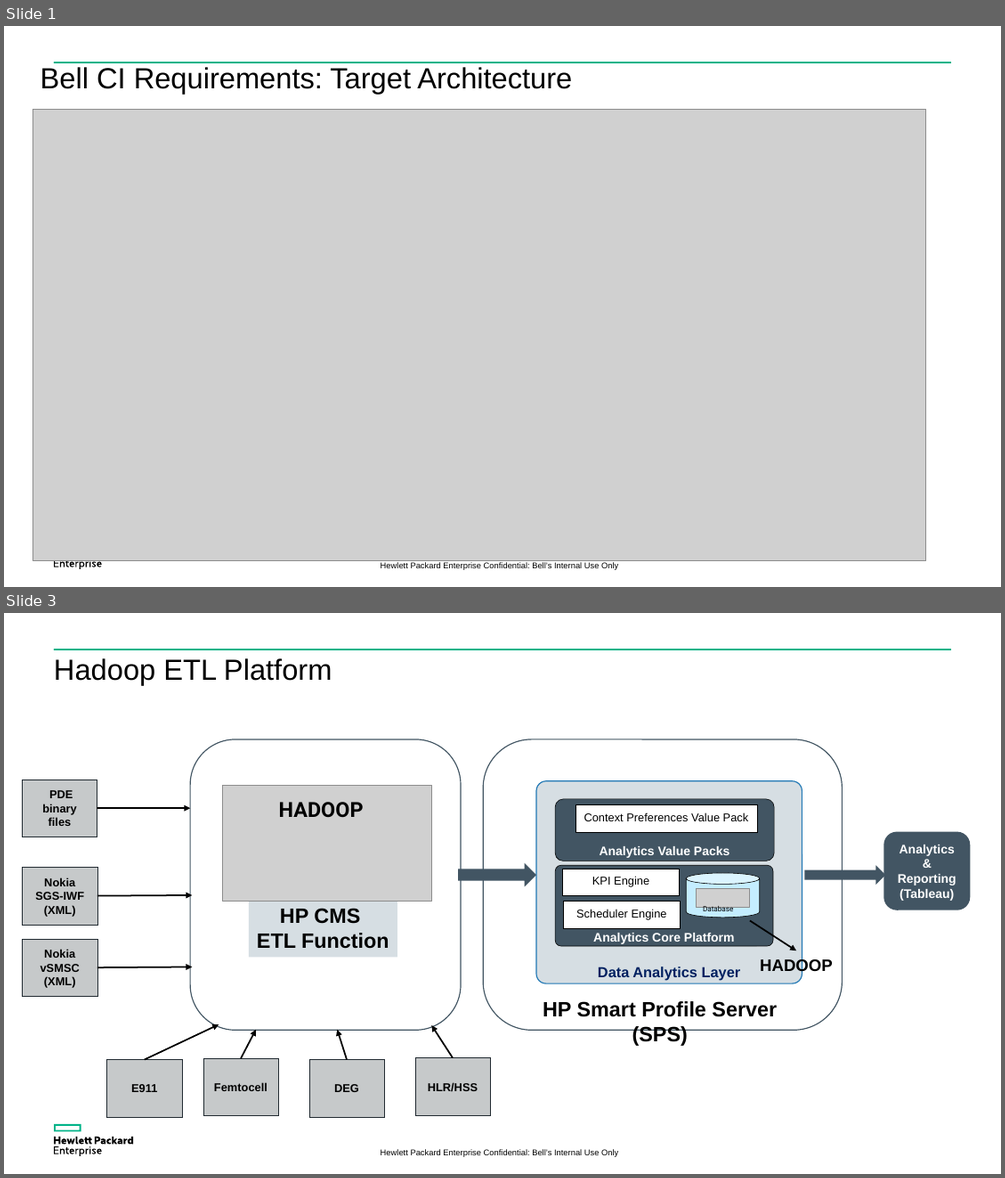
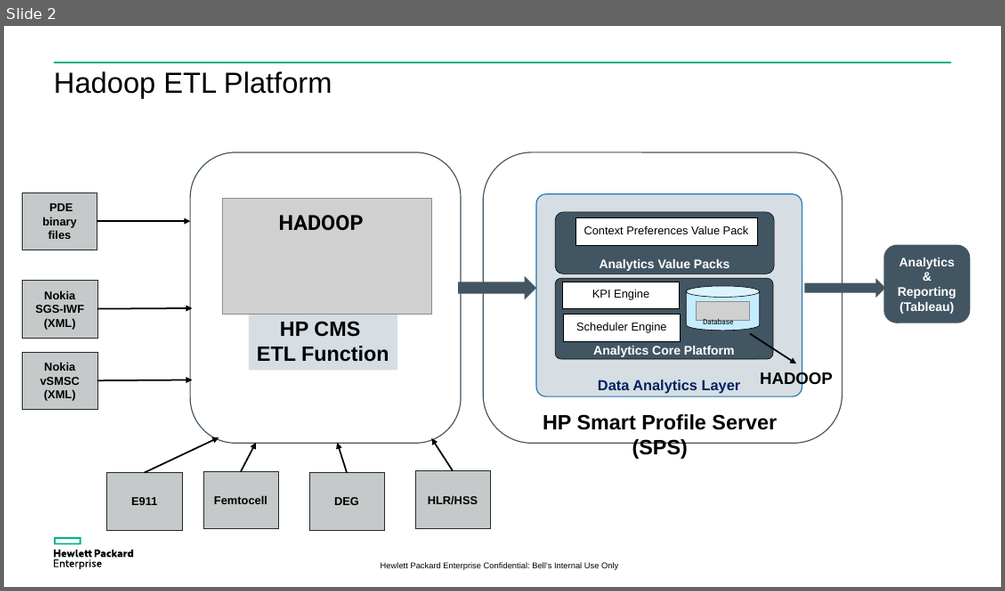
Before and after one commit to phillipcheng/log.analysis, a slide deck: bdap-engine/doc/BDAP_0.1.0.pptx. Shown one above the other, each under a label of ours: slides 1 and 3 before the commit, slide 2 after it; the slides between them are not shown. The pictures are 1005x1178 and 1005x591 pixels, drawn with LibreOffice and Linux fonts; fonts in the diff are those of the drawing; grey boxes stand for pictures; background and template pictures are left out. Boxes give left, top, right and bottom in pixels: in the first picture for what was removed or moved away, otherwise in the second. Text is boxed around its words. In the diff, an @@ line names an element or a change of style, - is before the commit and + after.

```diff
--- a/bdap-engine/doc/BDAP_0.1.0.pptx
+++ b/bdap-engine/doc/BDAP_0.1.0.pptx
@@ slide 1 removed at box(4, 26, 1001, 587), background #FFFFFF; not listed: 3 template elements that a slide beside it also shows @@
@@ title removed at box(40, 67, 572, 94) @@
-Bell CI Requirements: Target Architecture
@@ picture removed at box(33, 109, 926, 561) @@
@@ what was slide 3 is now slide 2 @@
```
Also in this commit, not shown: 1 slide added, 1 other slide removed, 21 other files.
